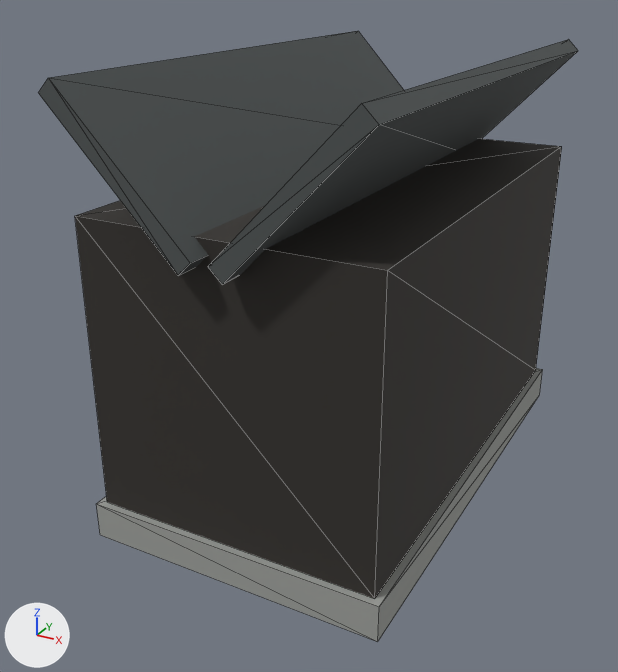
Before and after pictures for a commit that changed the glTF model assets/runtime/models/norway/norway-house-charcoal-white_lod1.glb.
Before and after are seen from a 50 mm lens placed at (8.95, -18.68, 12.71), pointed at (-0.71, -1.11, 3.92). The axes (+X, +Y, +Z) are drawn at lower left. The lights are the same throughout. The older version comes first. Mesh edges are drawn as thin lines. Vertices at exactly the same position are counted once.

In view in the first picture: 'RF_House_Foundation', 'RF_House_RoofA', 'RF_House_RoofB', 'RF_House_Walls'.
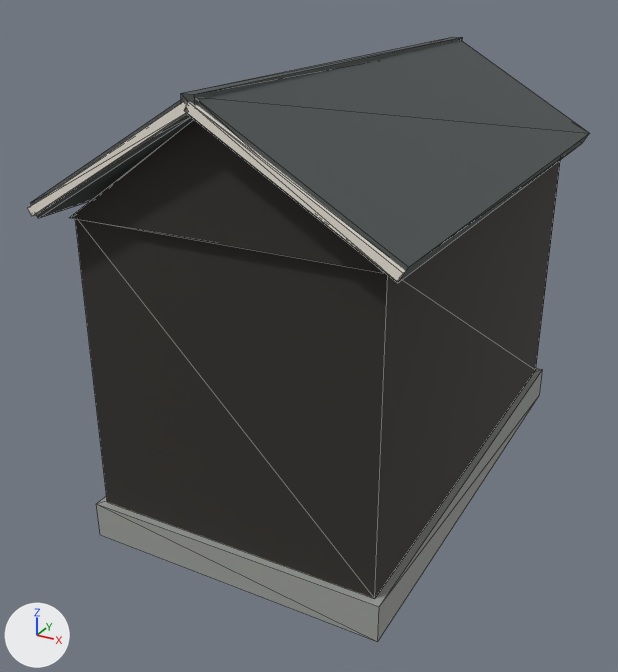
Not visible in the pictures: 'RF_House_VergeRightRear'.

Pixel boxes [x1, y1, x2, y2] of what changed, in the pictures (618 x 672 px):
'RF_House_RoofB', reshaped, moved (9% wider): before [208, 39, 578, 285]; after [187, 40, 590, 283]
'RF_House_RoofA', reshaped, moved: before [39, 31, 404, 276]; after [30, 100, 195, 218]
'RF_House_Gables', added: after [70, 121, 385, 273]
'RF_House_VergeRightFront', added: after [184, 102, 406, 282]
'RF_House_VergeLeftFront', added: after [28, 101, 187, 216]
'RF_House_RidgeCap', added: after [181, 37, 463, 105]

The change, as a diff of the scene's bpy script:
```diff
--- a/assets/runtime/models/norway/norway-house-charcoal-white_lod1.glb.py
+++ b/assets/runtime/models/norway/norway-house-charcoal-white_lod1.glb.py
@@ me_cube_119 @@
-me_cube_119.from_pydata(...)  # 8 vertices, 12 faces; spans x -1.66..1.66, y -6.57..6.57, z -1.71..1.71
-me_cube_119.vertices[0].co = (-1.66, -6.57, 1.42)  # pixel (38, 92)
-me_cube_119.vertices[1].co = (-1.36, -6.57, 1.71)  # pixel (48, 77)
-me_cube_119.vertices[2].co = (-1.66, 6.57, 1.42)
-me_cube_119.vertices[3].co = (-1.36, 6.57, 1.71)  # pixel (358, 30)
-me_cube_119.vertices[4].co = (1.36, -6.57, -1.71)  # pixel (178, 275)
-me_cube_119.vertices[5].co = (1.66, -6.57, -1.42)  # pixel (190, 263)
-me_cube_119.vertices[6].co = (1.36, 6.57, -1.71)
-me_cube_119.vertices[7].co = (1.66, 6.57, -1.42)
+me_cube_119.from_pydata(...)  # 8 vertices, 12 faces; spans x -2.1..2.1, y -6.58..6.58, z -1.33..1.33
+# me_cube_119 part 1
+me_cube_119.vertices[0].co = (-1.92, -6.58, -1.33)  # pixel (38, 218)
+me_cube_119.vertices[1].co = (-2.1, -6.58, -1.03)  # pixel (30, 202)
+me_cube_119.vertices[2].co = (-1.92, 6.58, -1.33)
+me_cube_119.vertices[3].co = (-2.1, 6.58, -1.03)
+me_cube_119.vertices[4].co = (2.1, -6.58, 1.03)
+me_cube_119.vertices[5].co = (1.92, -6.58, 1.33)
+me_cube_119.vertices[6].co = (2.1, 6.58, 1.03)
+me_cube_119.vertices[7].co = (1.92, 6.58, 1.33)
 me_cube_119.materials.append(mat_rf_roof_slate)
@@ me_cube_120 @@
-me_cube_120.from_pydata(...)  # 8 vertices, 12 faces; spans x -1.66..1.66, y -6.57..6.57, z -1.71..1.71
-me_cube_120.vertices[0].co = (-1.36, -6.57, -1.71)  # pixel (222, 284)
-me_cube_120.vertices[1].co = (-1.66, -6.57, -1.42)  # pixel (207, 266)
-me_cube_120.vertices[2].co = (-1.36, 6.57, -1.71)
-me_cube_120.vertices[3].co = (-1.66, 6.57, -1.42)
-me_cube_120.vertices[4].co = (1.66, -6.57, 1.42)  # pixel (379, 124)
-me_cube_120.vertices[5].co = (1.36, -6.57, 1.71)  # pixel (361, 103)
-me_cube_120.vertices[6].co = (1.66, 6.57, 1.42)  # pixel (578, 50)
-me_cube_120.vertices[7].co = (1.36, 6.57, 1.71)  # pixel (568, 39)
+me_cube_120.from_pydata(...)  # 8 vertices, 12 faces; spans x -2.1..2.1, y -6.58..6.58, z -1.33..1.33
+# me_cube_120 part 2
+me_cube_120.vertices[0].co = (-2.1, -6.58, 1.03)  # pixel (186, 113)
+me_cube_120.vertices[1].co = (-1.92, -6.58, 1.33)
+me_cube_120.vertices[2].co = (-2.1, 6.58, 1.03)
+me_cube_120.vertices[3].co = (-1.92, 6.58, 1.33)
+me_cube_120.vertices[4].co = (1.92, -6.58, -1.33)  # pixel (397, 283)
+me_cube_120.vertices[5].co = (2.1, -6.58, -1.03)  # pixel (408, 267)
+me_cube_120.vertices[6].co = (1.92, 6.58, -1.33)  # pixel (582, 143)
+me_cube_120.vertices[7].co = (2.1, 6.58, -1.03)  # pixel (589, 133)
 me_cube_120.materials.append(mat_rf_roof_slate)
@@ me_cube_159 @@
+me_cube_159.from_pydata([(-2.06, -0.08, 1.1), (-1.96, -0.08, 1.26), (-2.06, 0.08, 1.1), (-1.96, 0.08, 1.26), (1.96, -0.08, -1.26), (2.06, -0.08, -1.1), (1.96, 0.08, -1.26), (2.06, 0.08, -1.1)], [], [(0, 1, 3), (0, 3, 2), (2, 3, 7), (2, 7, 6), (6, 7, 5), (6, 5, 4), (4, 5, 1), (4, 1, 0), (2, 6, 4), (2, 4, 0), (7, 3, 1), (7, 1, 5)])
+me_cube_159.materials.append(mat_rf_warm_white)  # white #efe8dd
@@ me_cube_156 @@
+me_cube_156.from_pydata([(-1.96, -0.08, -1.26), (-2.06, -0.08, -1.1), (-1.96, 0.08, -1.26), (-2.06, 0.08, -1.1), (2.06, -0.08, 1.1), (1.96, -0.08, 1.26), (2.06, 0.08, 1.1), (1.96, 0.08, 1.26)], [], [(0, 1, 3), (0, 3, 2), (2, 3, 7), (2, 7, 6), (6, 7, 5), (6, 5, 4), (4, 5, 1), (4, 1, 0), (2, 6, 4), (2, 4, 0), (7, 3, 1), (7, 1, 5)])
+me_cube_156.materials.append(mat_rf_warm_white)  # white #efe8dd
@@ ob_rf_house_roofa @@
 ob_rf_house_roofa = bpy.data.objects.new('RF_House_RoofA', me_cube_119)
-ob_rf_house_roofa.location = (-1.85, 0.0, 9.0)
+ob_rf_house_roofa.location = (-2.01, 0.0, 9.26)
@@ ob_rf_house_roofb @@
 ob_rf_house_roofb = bpy.data.objects.new('RF_House_RoofB', me_cube_120)
-ob_rf_house_roofb.location = (1.85, 0.0, 9.0)
+ob_rf_house_roofb.location = (2.01, 0.0, 9.26)
@@ ob_rf_house_ridgecap @@
+ob_rf_house_ridgecap = bpy.data.objects.new('RF_House_RidgeCap', me_cube_160)  # a box spanning x -0.14..0.14, y -6.64..6.64, z -0.12..0.12; in mat_rf_roof_slate (dark grey #4d5252)
+ob_rf_house_ridgecap.location = (0.0, 0.0, 10.52)
@@ ob_rf_house_vergerightrear @@
+ob_rf_house_vergerightrear = bpy.data.objects.new('RF_House_VergeRightRear', me_cube_159)
+ob_rf_house_vergerightrear.location = (2.01, 6.62, 9.26)
@@ ob_rf_house_vergerightfront @@
+ob_rf_house_vergerightfront = bpy.data.objects.new('RF_House_VergeRightFront', me_cube_159.copy())
+ob_rf_house_vergerightfront.location = (2.01, -6.62, 9.26)
@@ ob_rf_house_vergeleftfront @@
+ob_rf_house_vergeleftfront = bpy.data.objects.new('RF_House_VergeLeftFront', me_cube_156)
+ob_rf_house_vergeleftfront.location = (-2.01, -6.62, 9.26)
@@ ob_rf_house_gables @@
+ob_rf_house_gables = bpy.data.objects.new('RF_House_Gables', me_rf_house_gables_mesh_009)  # 12 vertices, 16 faces; spans x -3.5..3.5, y -6.16..6.16, z 7.9..10.3; in mat_rf_wall_charcoal_white (dark grey #302d29)
+ob_rf_house_gables.location = (0.0, 0.0, 0.0)
```
